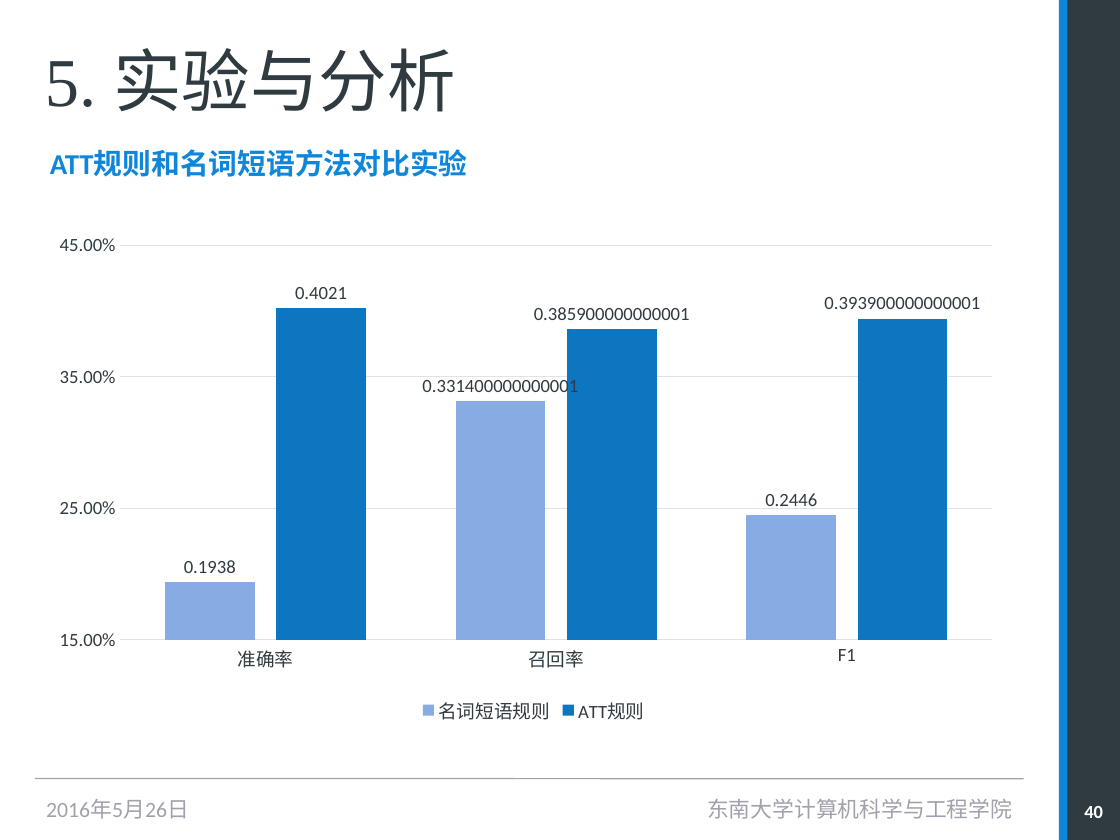
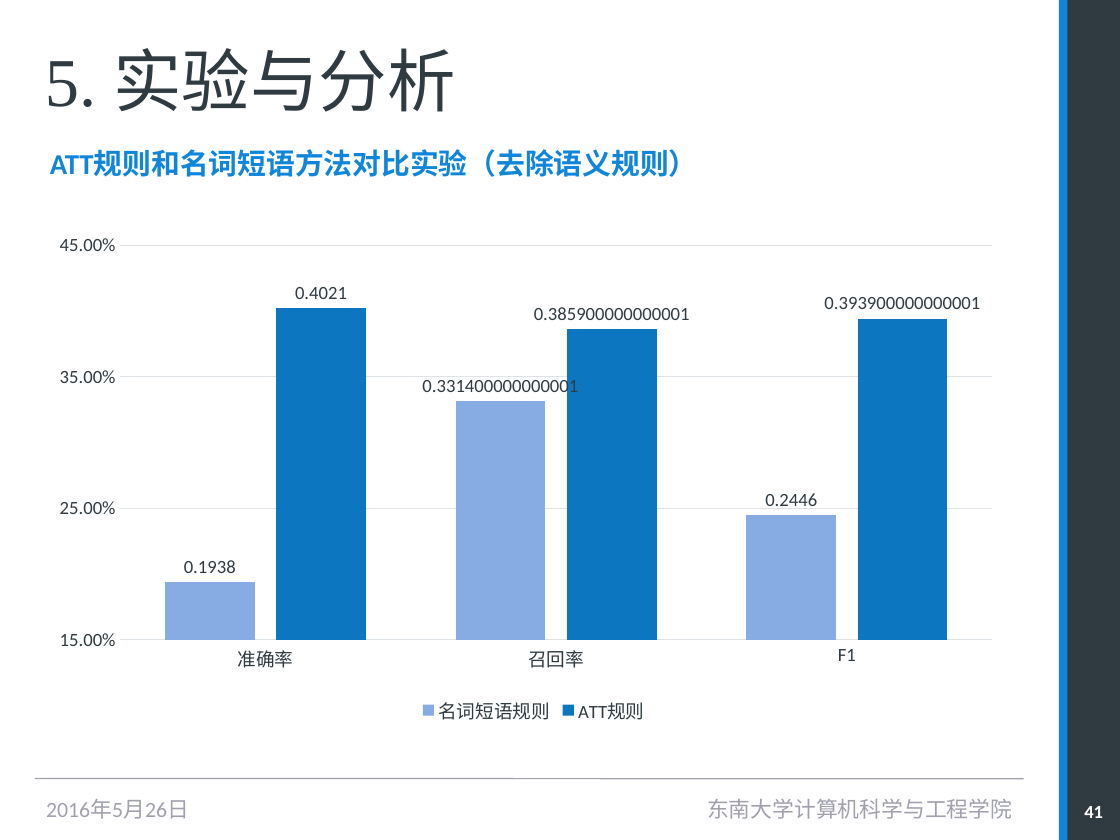
Before and after one commit to ElvisJazz/doc_bake, a slide deck: slide 41 of 毕设相关/答辩_ElvisJia.pptx (slide 40 before the commit). Drawn at 1120x840 pixels with LibreOffice and Linux fonts; fonts in the diff are those of the drawing. Boxes give left, top, right and bottom in pixels: in the first picture for what was removed or moved away, otherwise in the second. Text is boxed around its words. In the diff, an @@ line names an element or a change of style, - is before the commit and + after.

```diff
--- a/毕设相关/答辩_ElvisJia.pptx
+++ b/毕设相关/答辩_ElvisJia.pptx
@@ text at [50, 150, 698, 177]: text changed @@
-ATT规则和名词短语方法对比实验
+ATT规则和名词短语方法对比实验（去除语义规则）
@@ page number at [1084, 806, 1103, 818]: text changed @@
-40
+41
```
Also in this commit, not shown: 3 other slides changed, 1 slide added, 2 other files.
